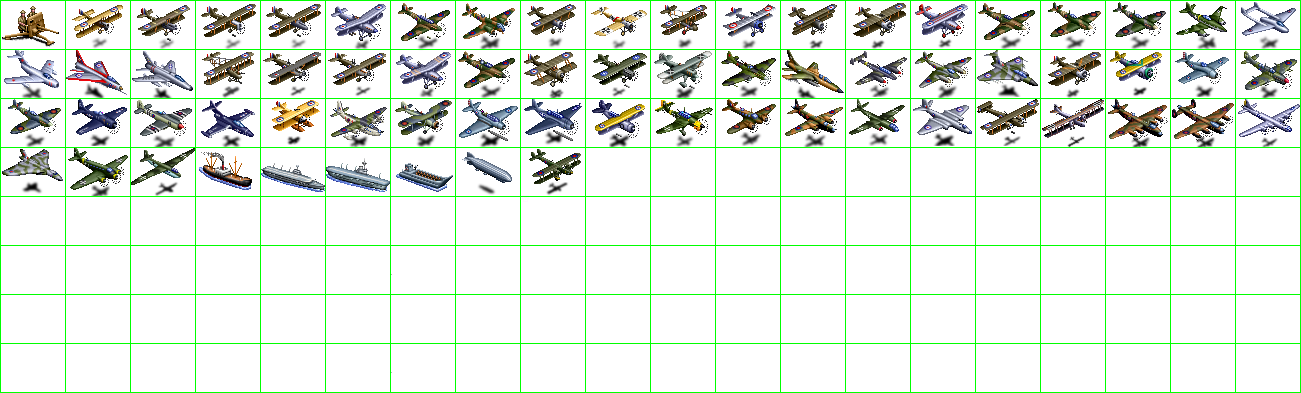
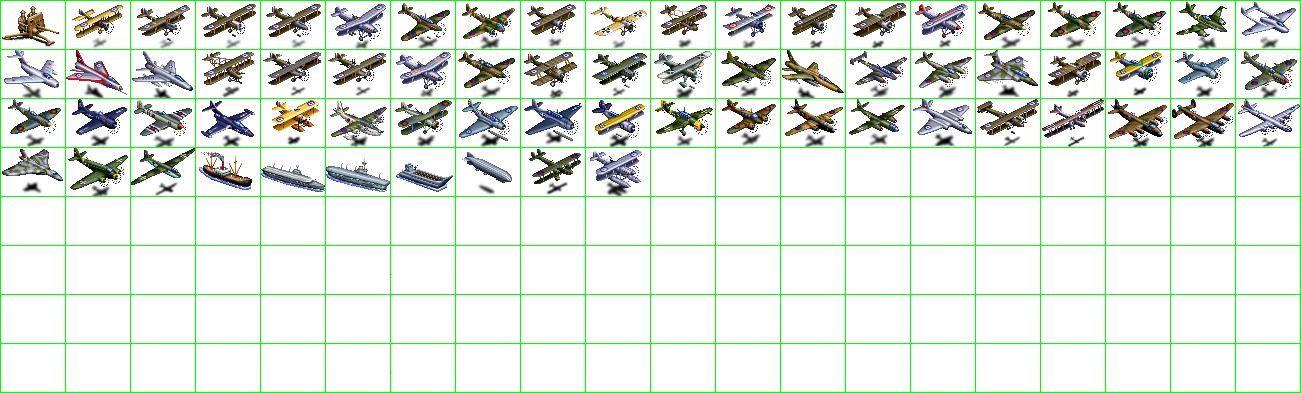
Two versions of the same layered image (w=1301, h=393). Layer-by-layer changes:
painted on "units" over [590, 150, 642, 196]
